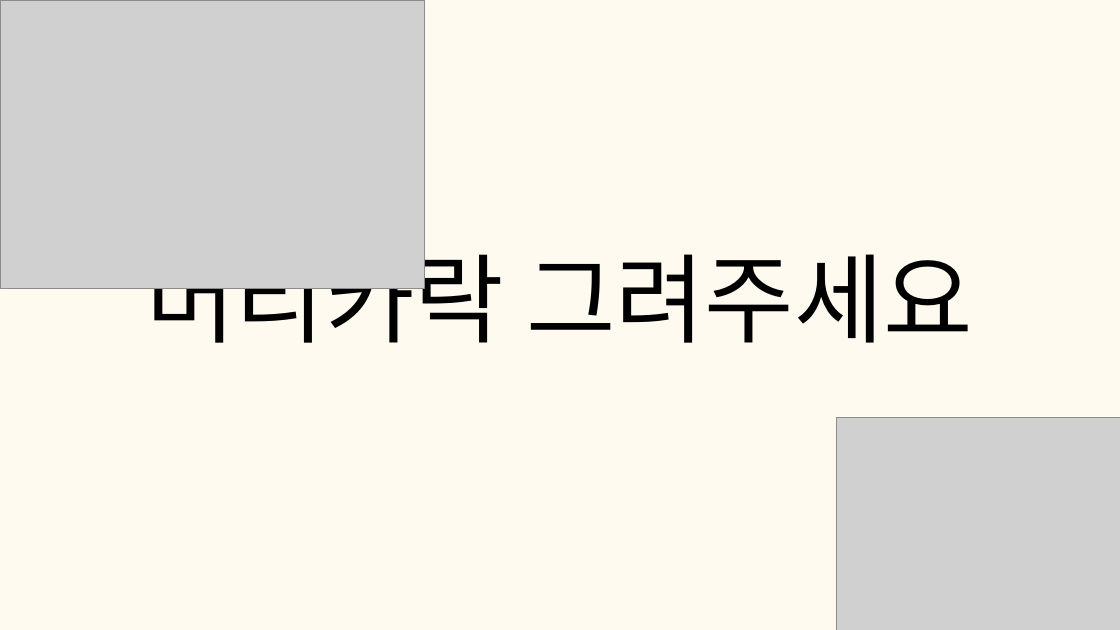
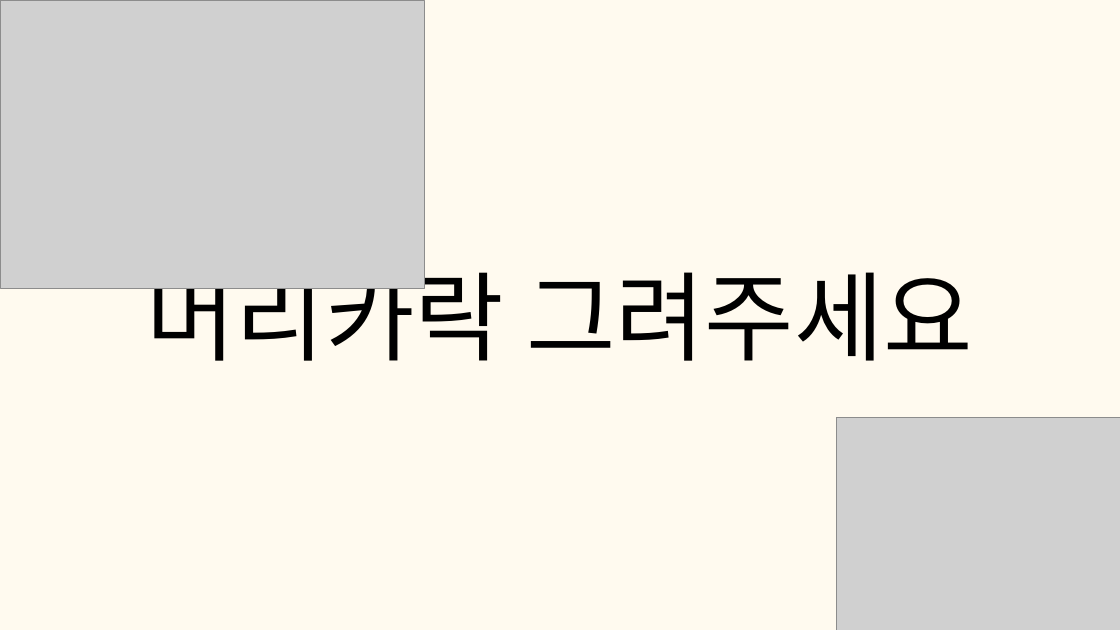
Before and after one commit to tkdgns25300/sunday_play, a slide deck: slide 12 of public/downloads/games/relay-portrait/rules.pptx. Drawn at 1120x630 pixels with LibreOffice and Linux fonts; fonts in the diff are those of the drawing; grey boxes stand for pictures. Boxes give left, top, right and bottom in pixels: in the first picture for what was removed or moved away, otherwise in the second. Text is boxed around its words. In the diff, an @@ line names an element or a change of style, - is before the commit and + after.

```diff
--- a/public/downloads/games/relay-portrait/rules.pptx
+++ b/public/downloads/games/relay-portrait/rules.pptx
@@ text "머리카락 그려주세요": place and size @@
-text "머리카락 그려주세요" at (146, 237, 973, 343)
+text "머리카락 그려주세요" at (146, 255, 973, 361)
@@ text "머리카락 그려주세요" at (146, 255, 973, 361): font Arial to Noto Sans CJK KR @@
```
Also in this commit, not shown: 14 other slides changed, 3 other files.
